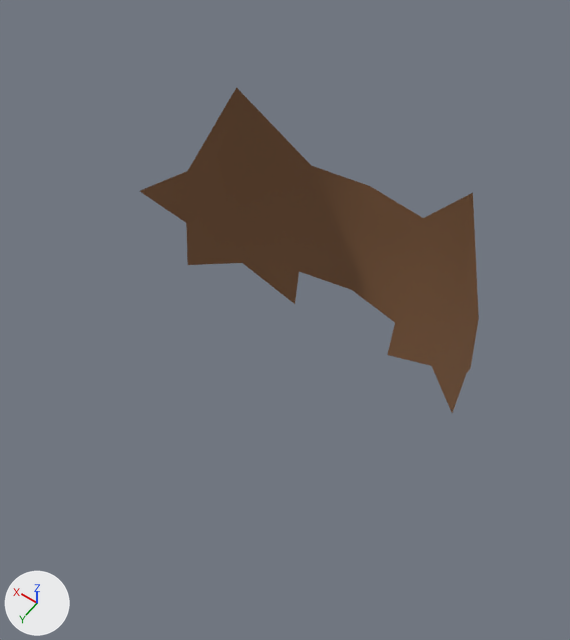
An edit to the glTF model assets/equipment/procedural/leather_belt--worn.glb, drawn before and after from the same camera.
The view is the same before and after, from a 50 mm camera at (-0.232, 0.296, 1.625) aimed at (-0.005, -0.021, 1.127). Lighting does not change. The marker at lower left points along +X, +Y and +Z. The older version comes first.

In view in the first picture: 'leather_belt'.
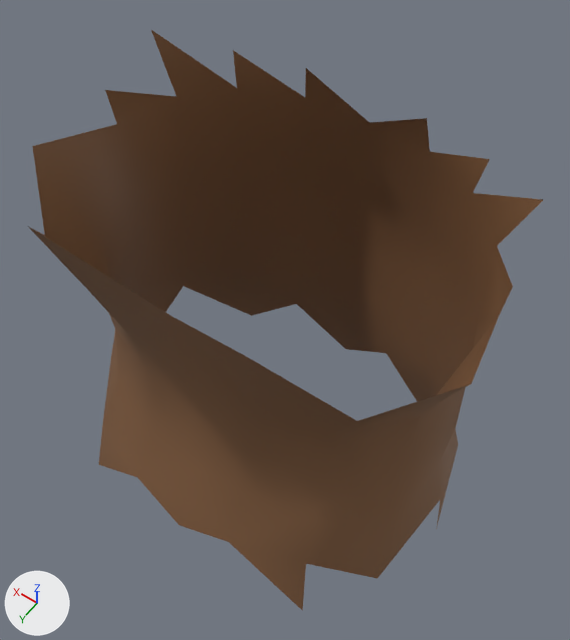
Boxes [x1, y1, x2, y2] around the edits, measured in the pictures (570 x 640 px):
'leather_belt', reshaped (51% wider, 78% taller): before [140, 87, 479, 413]; after [29, 30, 543, 611]

Diff of the bpy script that builds the scene:
```diff
--- a/assets/equipment/procedural/leather_belt--worn.glb.py
+++ b/assets/equipment/procedural/leather_belt--worn.glb.py
@@ me_leather_belt @@
 # used by ob_leather_belt; location = (0.0, 0.0, 0.0)
-me_leather_belt.from_pydata(...)  # 27 vertices, 32 faces; spans x -0.155..0.155, y -0.151..-0.035, z 1.004..1.252
+me_leather_belt.from_pydata(...)  # 102 vertices, 160 faces; spans x -0.175..0.175, y -0.151..0.125, z 0.951..1.298
+# me_leather_belt part 1
+# 15 vertices are removed from x -0.155..0.155, y -0.151..-0.035, z 1.004..1.252
+# 22 faces are deleted
+# 90 vertices are added at x -0.175..0.175, y -0.151..0.125, z 0.951..1.298
+# 150 new faces join them
 me_leather_belt.materials.append(mat_leather_belt___worn)
```
